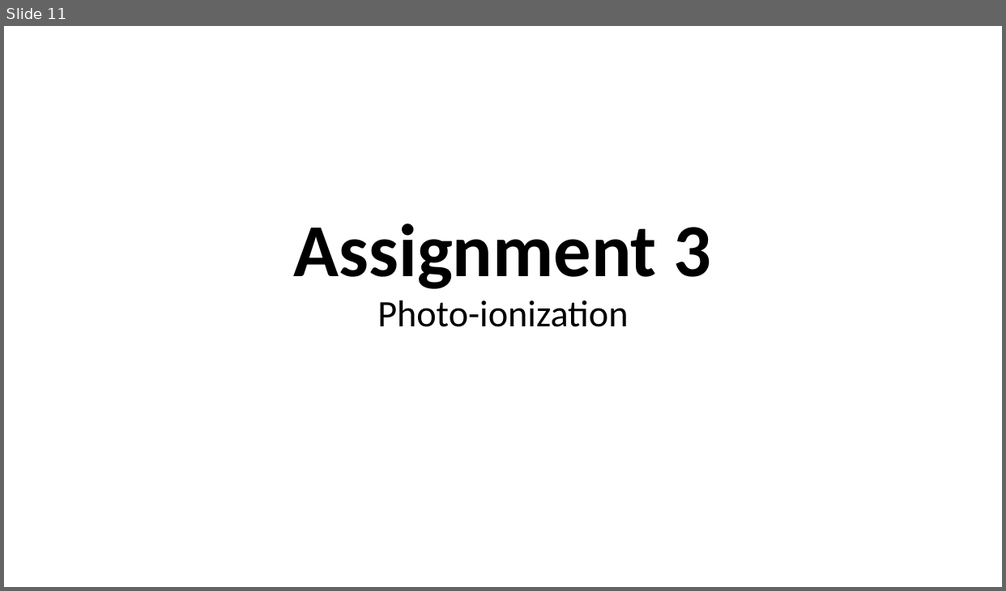
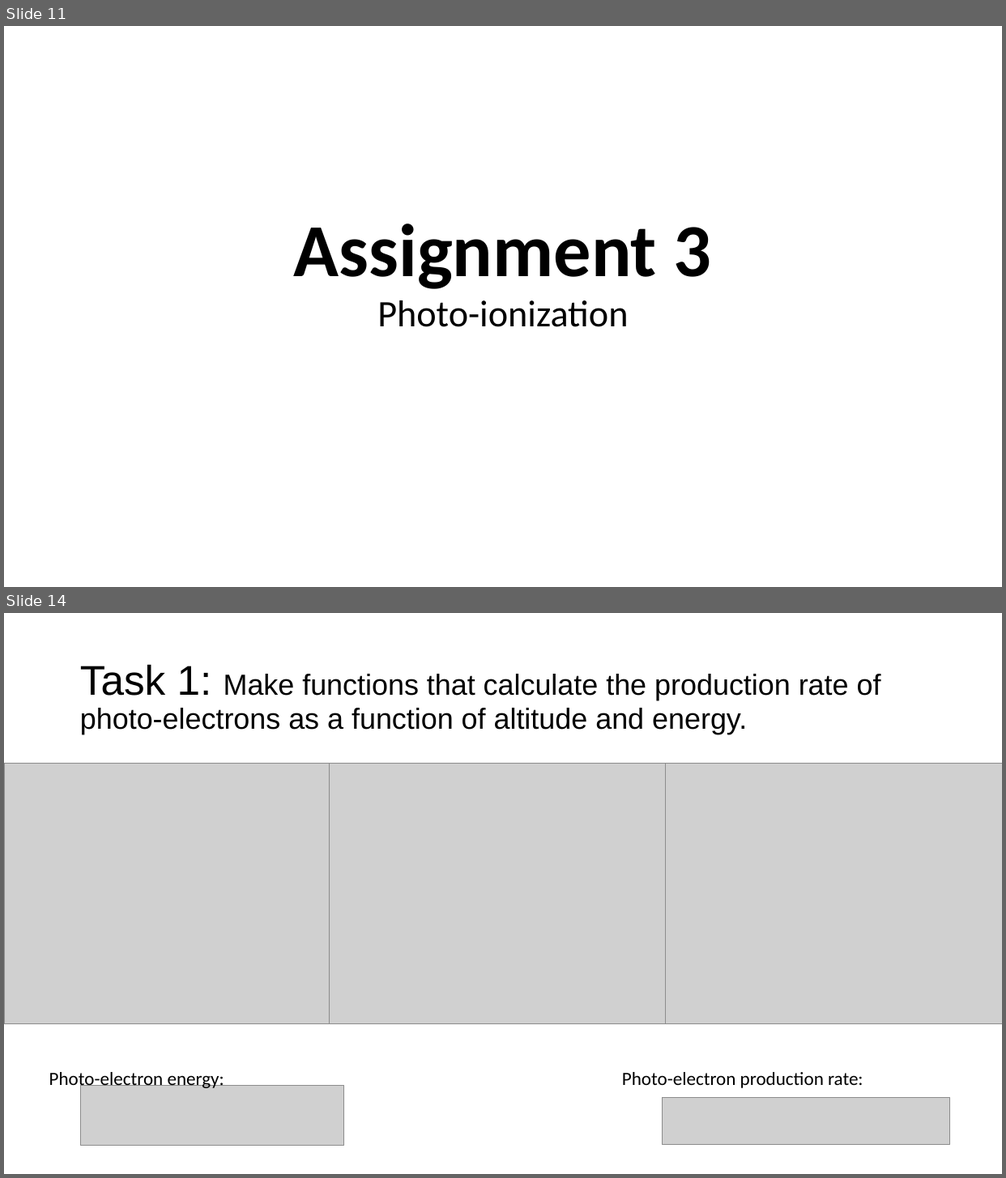
Before and after one commit to tva050/FYS-3003, a slide deck: exam.pptx. Shown one above the other, each under a label of ours: slide 11 before the commit, slides 11 and 14 after it; the slides between them are not shown. The pictures are 1006x591 and 1006x1178 pixels, drawn with LibreOffice and Linux fonts; fonts in the diff are those of the drawing; grey boxes stand for pictures. Boxes give left, top, right and bottom in pixels: in the first picture for what was removed or moved away, otherwise in the second. Text is boxed around its words. In the diff, an @@ line names an element or a change of style, - is before the commit and + after.

```diff
--- a/exam.pptx
+++ b/exam.pptx
@@ slide 14 added at <box>4,613,1002,1174</box>, background #FFFFFF @@
@@ title added at <box>80,664,881,735</box>, 28 pt, text #000000 @@
+Task 1: Make functions that calculate the production rate of photo-electrons as a function of altitude and energy.
@@ picture added at <box>4,764,352,1024</box> @@
@@ picture added at <box>329,764,677,1024</box> @@
@@ picture added at <box>666,764,1002,1024</box> @@
@@ text added at <box>49,1072,224,1090</box>, 18 pt, text #000000 @@
+Photo-electron energy:
@@ text added at <box>622,1072,863,1088</box>, 18 pt, text #000000 @@
+Photo-electron production rate:
@@ picture added at <box>81,1085,344,1145</box> @@
@@ picture added at <box>663,1097,950,1144</box> @@
```
Also in this commit, not shown: 6 slides changed, 15 other slides added, 8 other files.
